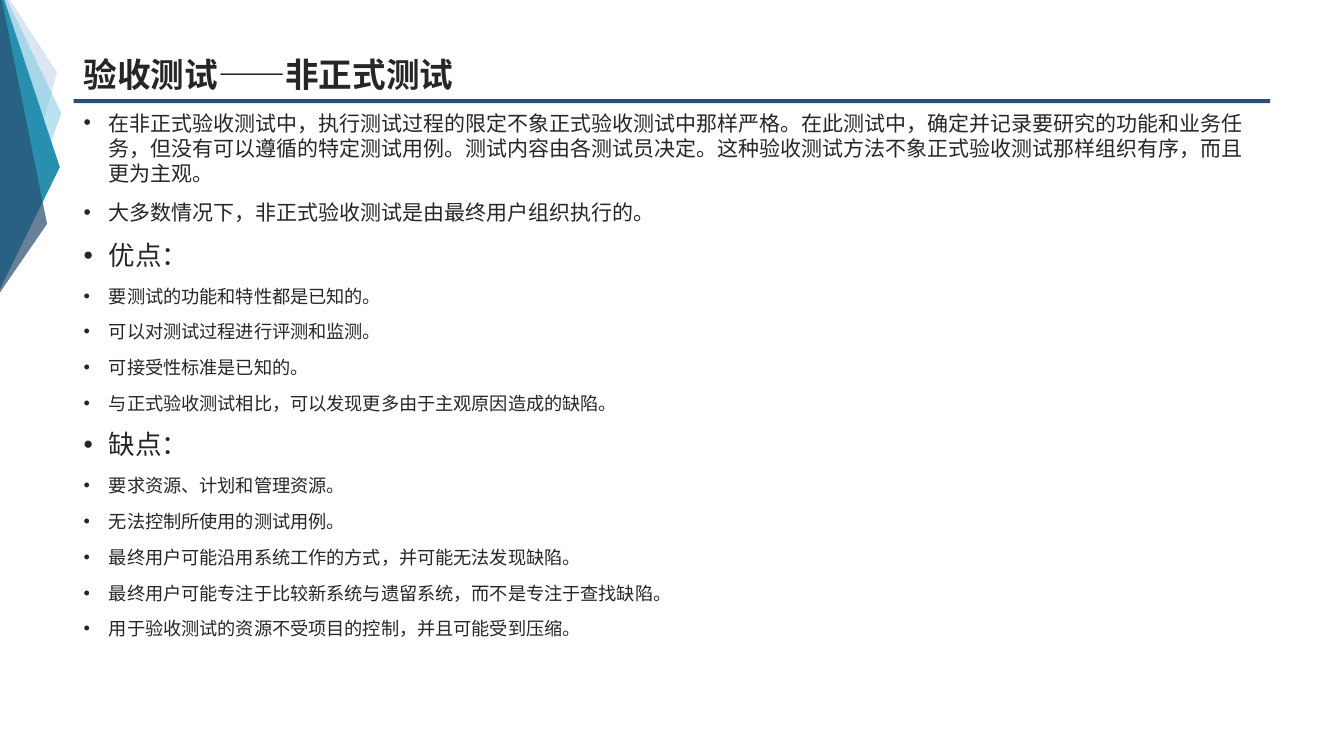
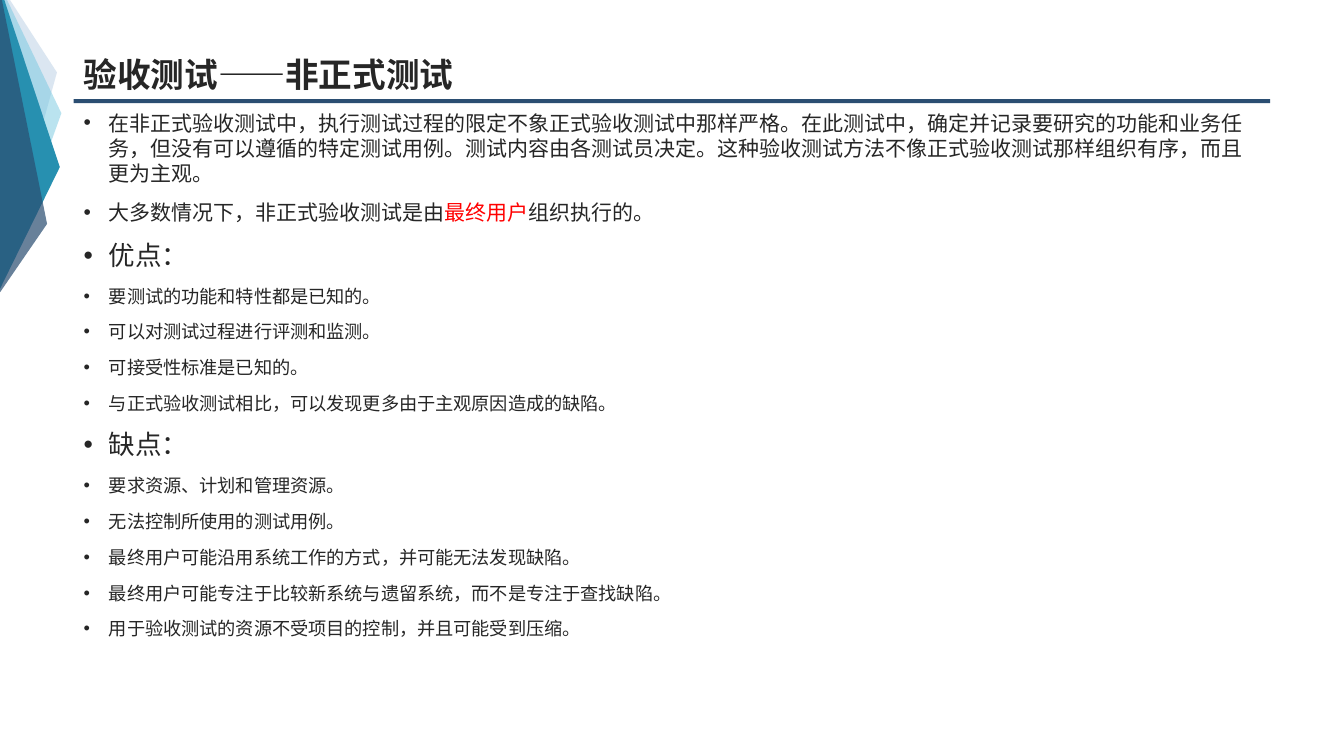
Before and after one commit to group-fourteen/G14-, a slide deck: slide 13 of 翻转课堂/7.5确认测试.ppt (slide 14 before the commit). Drawn at 1344x756 pixels with LibreOffice and Linux fonts; fonts in the diff are those of the drawing. Boxes give left, top, right and bottom in pixels: in the first picture for what was removed or moved away, otherwise in the second. Text is boxed around its words. In the diff, an @@ line names an element or a change of style, - is before the commit and + after.

```diff
--- a/翻转课堂/7.5确认测试.ppt
+++ b/翻转课堂/7.5确认测试.ppt
@@ text at <box>109,113,1243,183</box>: text changed @@
-• 在非正式验收测试中，执行测试过程的限定不象正式验收测试中那样严格。在此测试中，确定并记录要研究的功能和业务任务，但没有可以遵循的特定测试用例。测试内容由各测试员决定。这种验收测试方法不象正式验收测试那样组织有序，而且更为主观。
+• 在非正式验收测试中，执行测试过程的限定不象正式验收测试中那样严格。在此测试中，确定并记录要研究的功能和业务任务，但没有可以遵循的特定测试用例。测试内容由各测试员决定。这种验收测试方法不像正式验收测试那样组织有序，而且更为主观。
@@ text at <box>109,202,655,222</box>: text colour #262626 to #FF0000 in "大多数情况下，非正式验收测试是由最终用户组织执行的。" @@
```
Also in this commit, not shown: 20 other slides changed, 1 slide removed.
